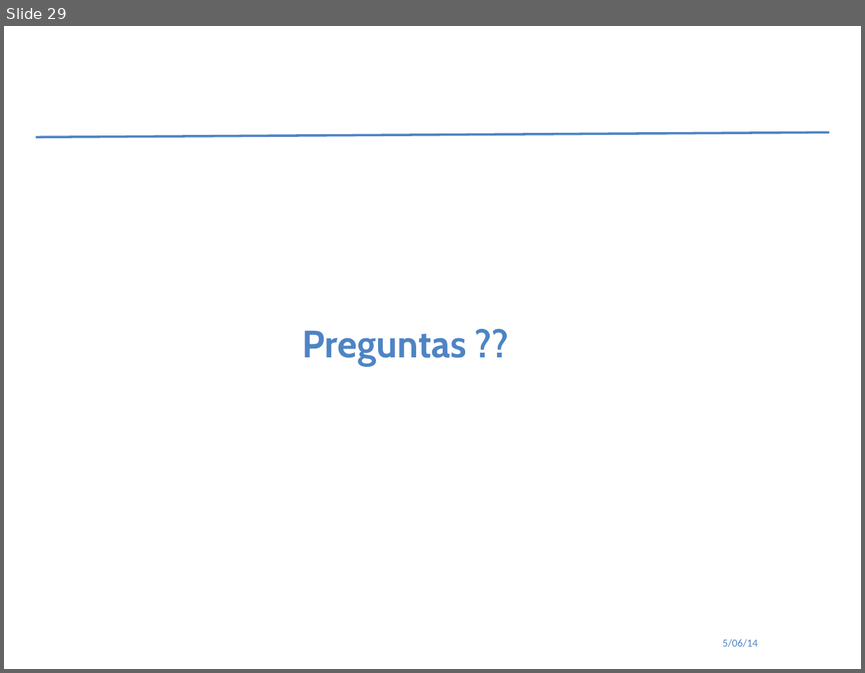
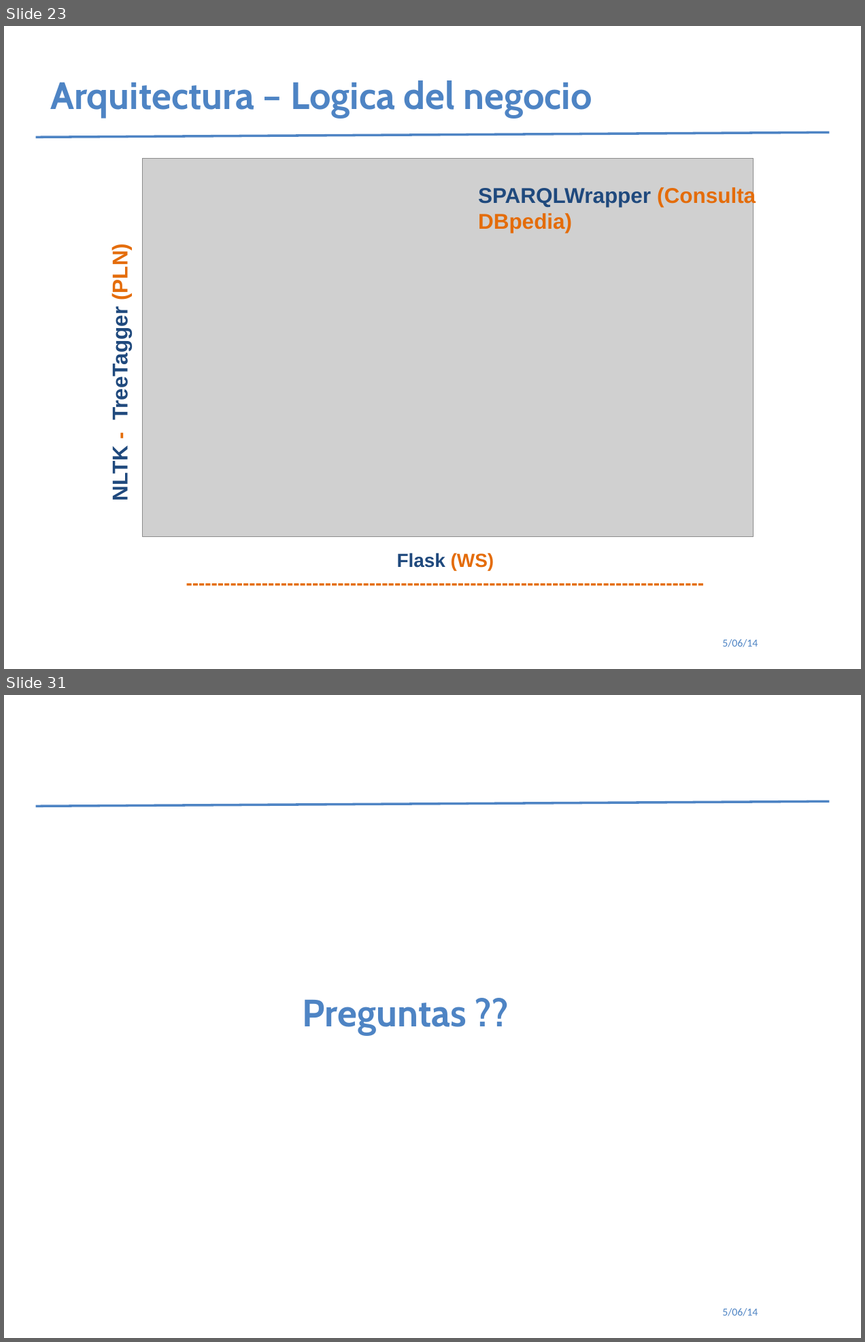
Before and after one commit to wfabricms/tesisDocument, a slide deck: presentacion/Presentacion Tesis 2014 - II.pptx. Shown one above the other, each under a label of ours: slide 29 before the commit, slides 23 and 31 after it; the slides between them are not shown. The pictures are 865x673 and 865x1342 pixels, drawn with LibreOffice and Linux fonts; fonts in the diff are those of the drawing; grey boxes stand for pictures. Boxes give left, top, right and bottom in pixels: in the first picture for what was removed or moved away, otherwise in the second. Text is boxed around its words. In the diff, an @@ line names an element or a change of style, - is before the commit and + after.

```diff
--- a/presentacion/Presentacion Tesis 2014 - II.pptx
+++ b/presentacion/Presentacion Tesis 2014 - II.pptx
@@ slide 23 added at [4, 26, 861, 669], background #FFFFFF; not listed: 2 template elements that a slide beside it also shows @@
@@ text added at [50, 80, 592, 117], 32 pt, text #4E84C4, bold @@
+Arquitectura – Logica del negocio
@@ picture added at [142, 159, 753, 537] @@
@@ text added at [478, 186, 755, 233], 18 pt, text #E46C0A, bold @@
+SPARQLWrapper (Consulta DBpedia)
@@ text added at [108, 249, 132, 499], 18 pt, text #1F497D, bold @@
+NLTK - TreeTagger (PLN)
@@ text added at [397, 552, 494, 570], 16 pt, text #E46C0A, bold @@
+Flask (WS)
+----------------------------------------------------------------------------------
@@ what was slide 29 is now slide 31 @@
```
Also in this commit, not shown: 12 slides changed, 1 other slide added, 22 other files.
